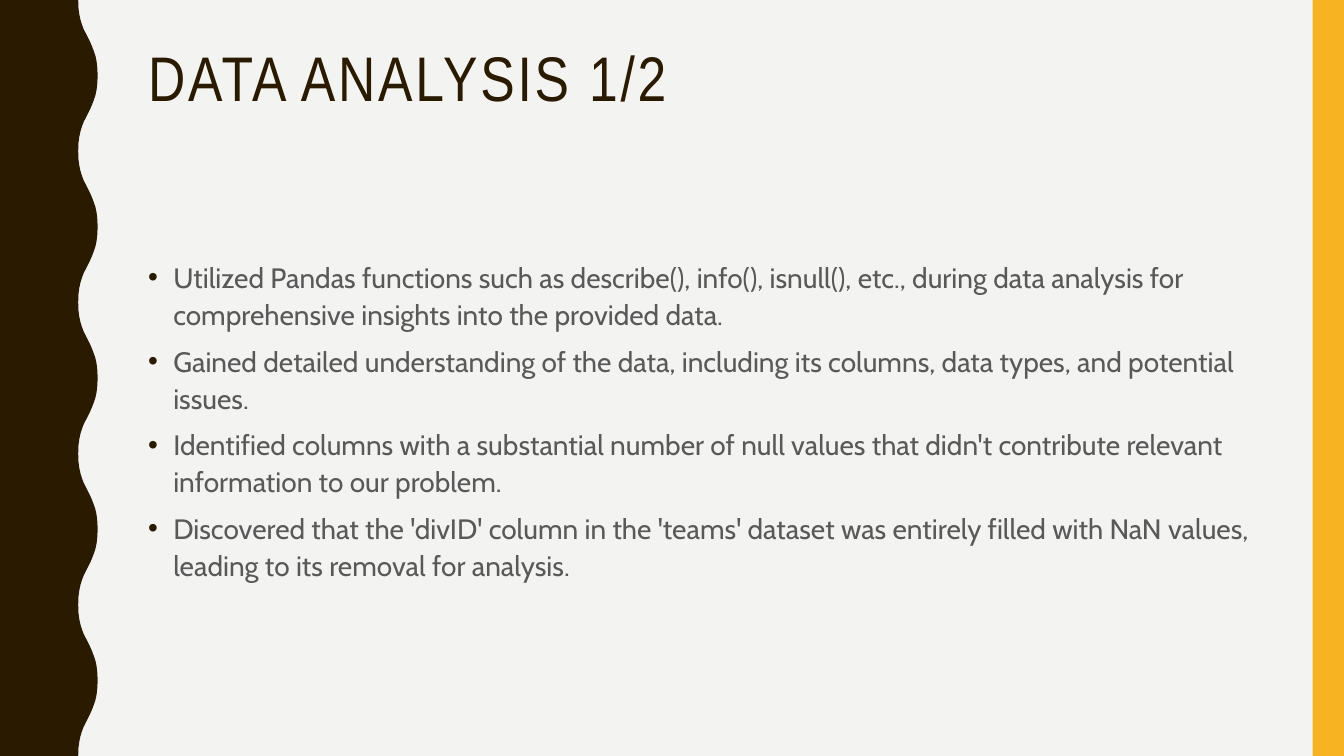
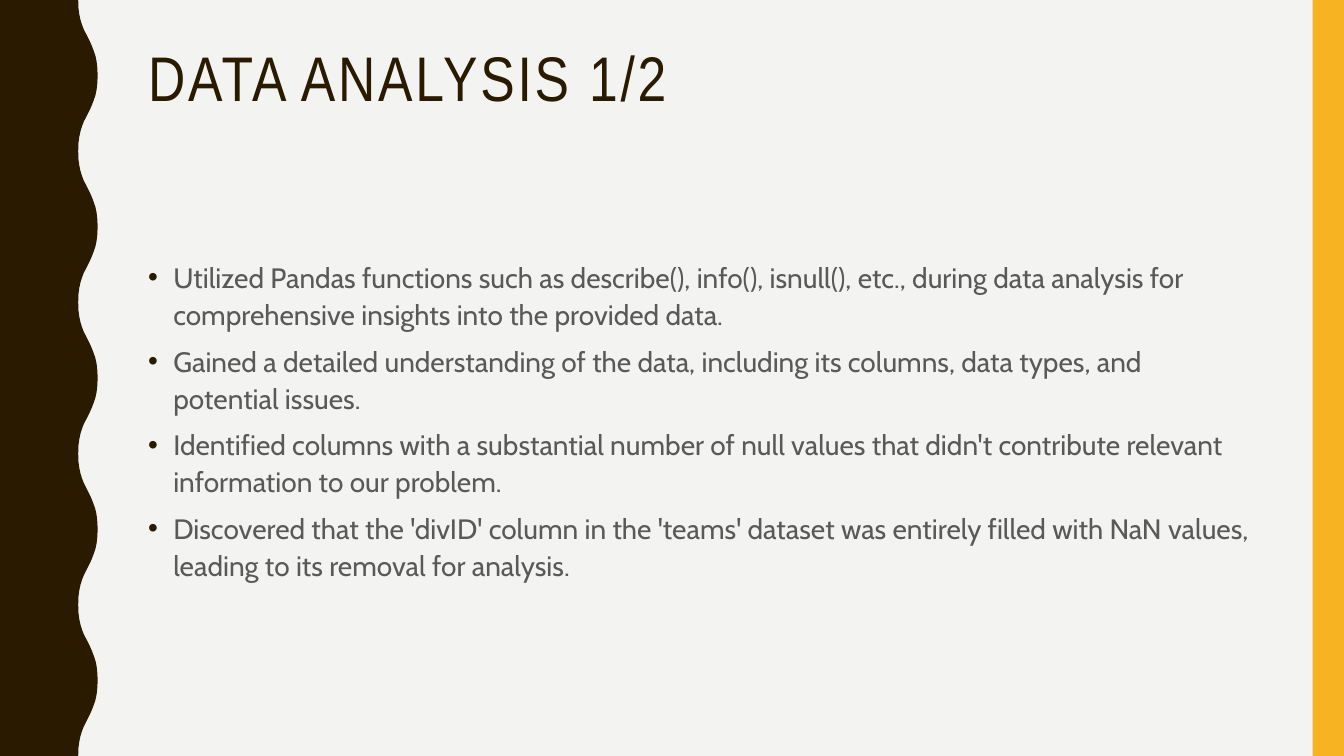
Before and after one commit to afs202005277/AC, a slide deck: slide 15 of ppt projeto.pptx. Drawn at 1344x756 pixels with LibreOffice and Linux fonts; fonts in the diff are those of the drawing. Boxes give left, top, right and bottom in pixels: in the first picture for what was removed or moved away, otherwise in the second. Text is boxed around its words. In the diff, an @@ line names an element or a change of style, - is before the commit and + after.

```diff
--- a/ppt projeto.pptx
+++ b/ppt projeto.pptx
@@ text at (x1=173, y1=351, x2=1142, y2=415): text changed @@
-• Gained detailed understanding of the data, including its columns, data types, and potential issues.
+• Gained a detailed understanding of the data, including its columns, data types, and potential issues.
```
Also in this commit, not shown: 4 other slides changed, 1 other file.
